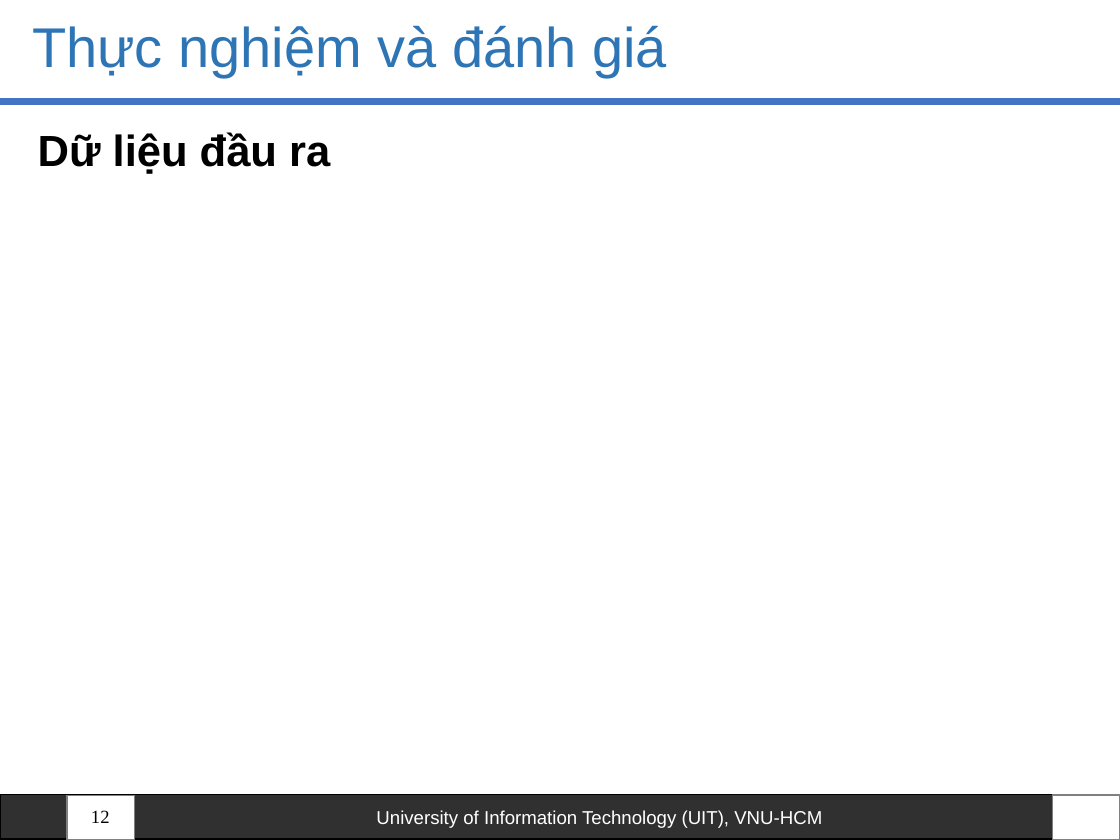
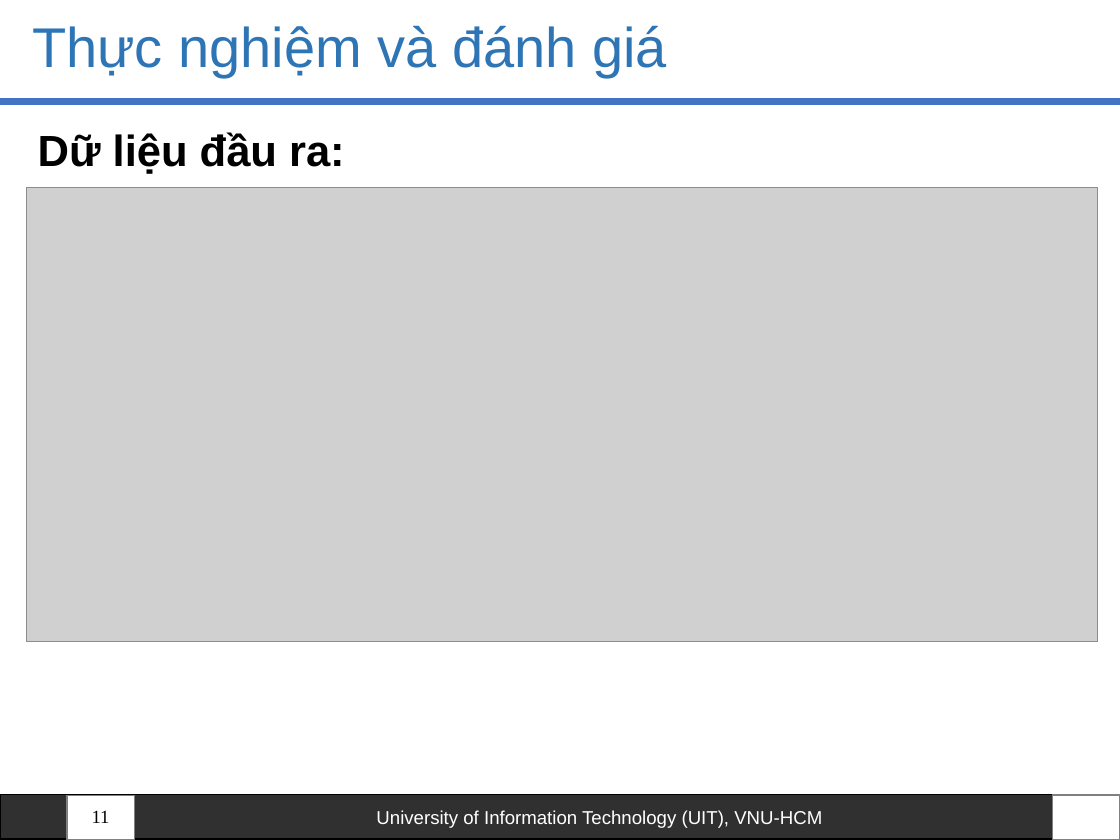
Before and after one commit to HoanHang/AI-UIT, a slide deck: slide 11 of Python_ML/Report/Slide - Bao Cao Cuoi Ki - Python.pptx (slide 12 before the commit). Drawn at 1120x840 pixels with LibreOffice and Linux fonts; fonts in the diff are those of the drawing; grey boxes stand for pictures; background and template pictures are left out. Boxes give left, top, right and bottom in pixels: in the first picture for what was removed or moved away, otherwise in the second. Text is boxed around its words. In the diff, an @@ line names an element or a change of style, - is before the commit and + after.

```diff
--- a/Python_ML/Report/Slide - Bao Cao Cuoi Ki - Python.pptx
+++ b/Python_ML/Report/Slide - Bao Cao Cuoi Ki - Python.pptx
@@ text at (38,132,345,174): text changed @@
-Dữ liệu đầu ra
+Dữ liệu đầu ra:
@@ picture added at (27,188,1098,642) @@
@@ page number at (92,810,110,823): text changed @@
-12
+11
```
Also in this commit, not shown: 8 other slides changed, 2 slides removed, 1 other file.
